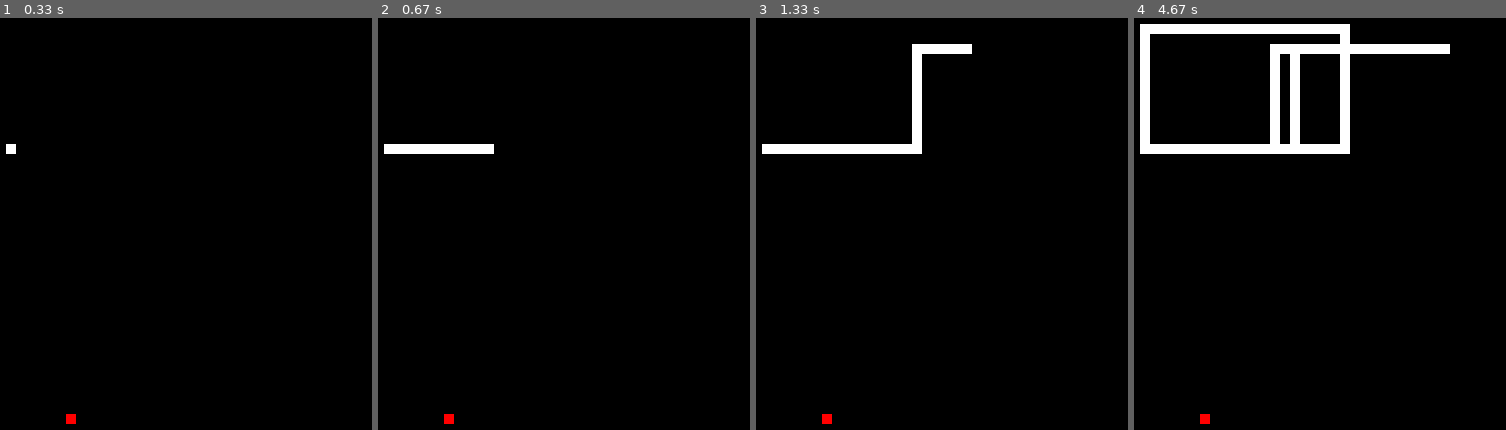
Above: before the commit, frames 1-4 (left to right).
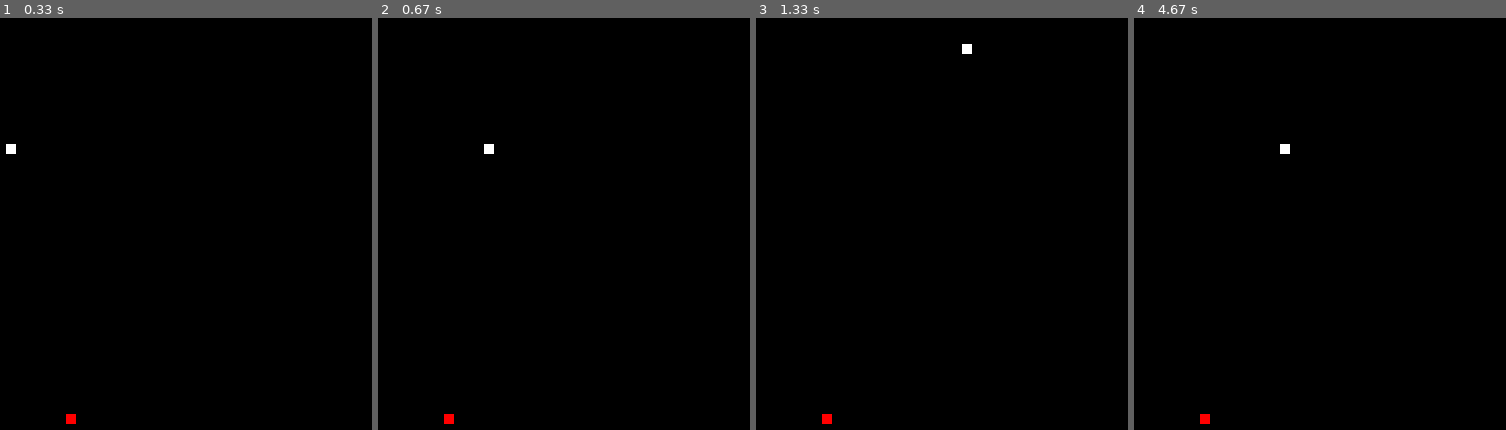
Above: after the commit, the same moments.

Repository: bitmap357/Pygame_Snake
Game: pygame game, started from Snake Game.py
The game is run twice, just before and just after one commit, with the same random seed, the same clock (stepped at 60 frames per second) and the same inputs.
Inputs:
- Up to frame 1 (0.33 s): no input
- Up to frame 2 (0.67 s): hold Right from 0.33 s (still down)
- Up to frame 3 (1.33 s): release Right at 0.8 s; hold Up 0.83-1.13 s; hold Right from 1.17 s (still down)
- Up to frame 4 (4.67 s): release Right at 1.63 s; hold Left 1.67-2.2 s; hold Down 2.23-2.53 s; hold Left 2.57-2.97 s; hold Up 3-3.37 s; hold Right 3.4-4.03 s; hold Down 4.07-4.43 s; hold Left from 4.47 s (still down)

Frame 1 is identical in both runs. In frame 2, 0.7% of the frame differs, in the area x 1-29%, y 30-34%; in frame 3, 2.0%; in frame 4, 6.4%, in the area x 1-85%, y 1-34%.

Commit message:
snake head, snake body

Diff:
--- a/Snake Game.py
+++ b/Snake Game.py
@@ -66,6 +66,9 @@
 
     snake_body.append(snake_head)
 
+    if len(snake_body) > length_of_snake:
+        del snake_body[0]
+
     if x1 == foodx and y1 == foody:
         foodx = round(random.randrange(0, window_width - 10) / 10) * 10.0
         foody = round(random.randrange(0, window_height - 10) / 10) * 10.0
